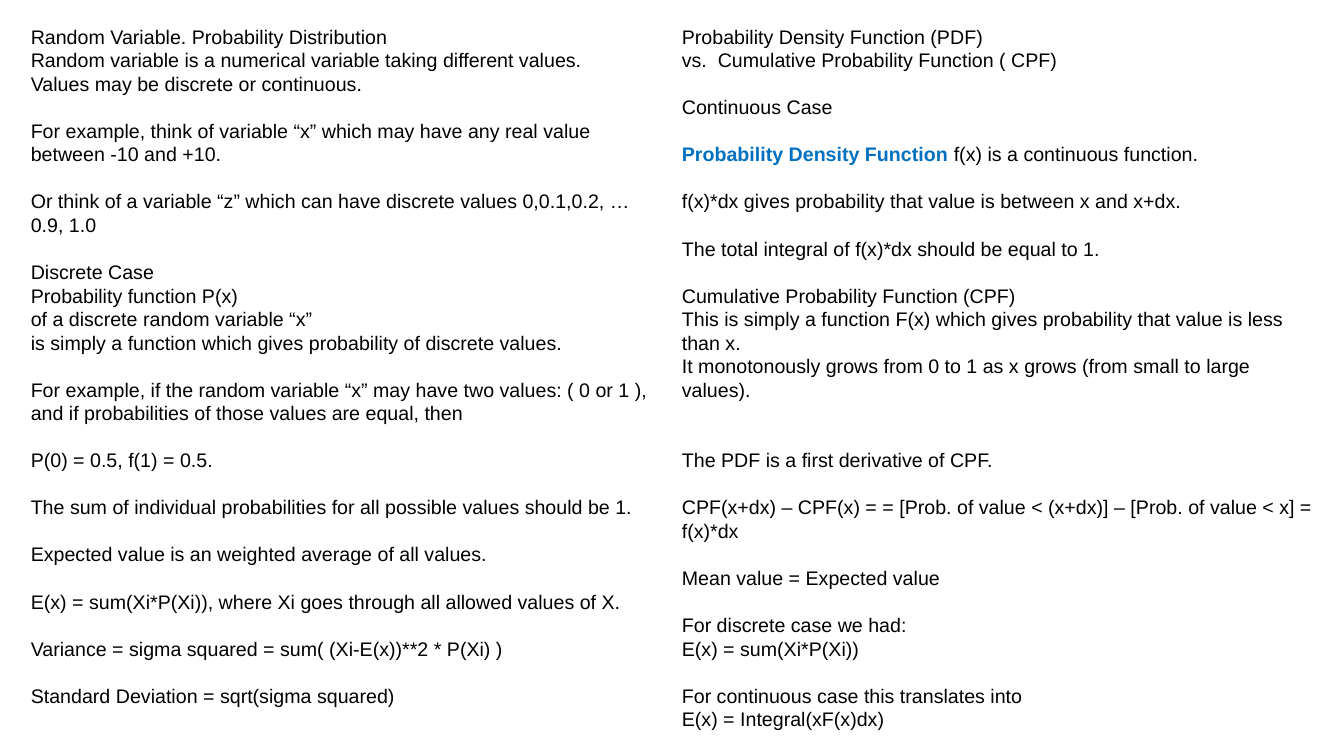
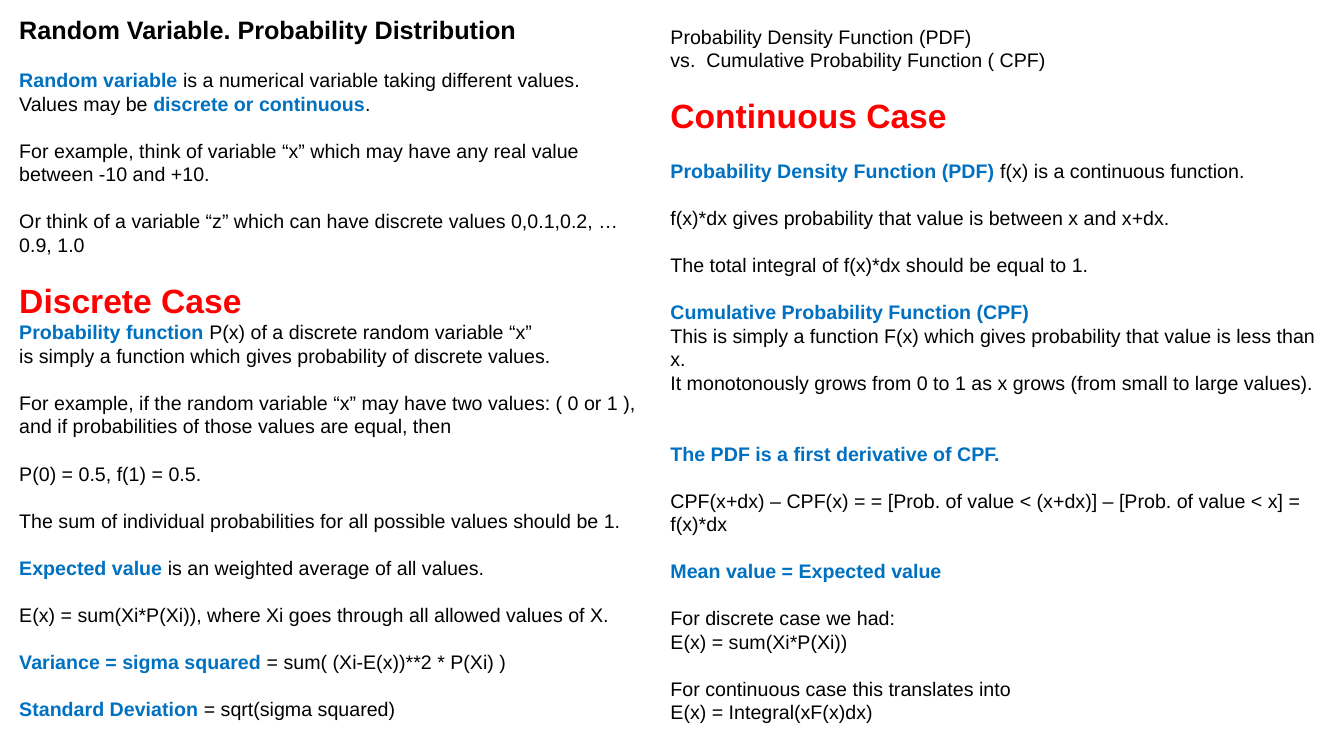
Before and after one commit to lselector/ml_ai_doc, a slide deck: slide 6 of statistics.pptx (slide 5 before the commit). Drawn at 1344x756 pixels with LibreOffice and Linux fonts; fonts in the diff are those of the drawing. Boxes give left, top, right and bottom in pixels: in the first picture for what was removed or moved away, otherwise in the second. Text is boxed around its words. In the diff, an @@ line names an element or a change of style, - is before the commit and + after.

```diff
--- a/statistics.pptx
+++ b/statistics.pptx
@@ text "Random Variable. Probability Distribution": place and size @@
-text "Random Variable. Probability Distribution" at [31, 29, 631, 707]
+text "Random Variable. Probability Distribution" at [19, 20, 620, 720]
@@ text at [19, 20, 580, 720]: size 14 to 18 pt in "Random Variable. Probability Distribution"; bold on in "Random Variable. Probability Distribution", "Random variable", "discrete or continuous.", "Discrete Case" and 3 more places; text colour #000000 to #0070C0 in "Random variable", "discrete or continuous.", "Expected value", "Variance = sigma squared" and 1 more places; size 14 to 24 pt, text colour #000000 to #FF0000 in "Discrete Case" @@
@@ text "Probability Density Function (PDF)": place and size @@
-text "Probability Density Function (PDF)" at [682, 29, 1294, 730]
+text "Probability Density Function (PDF)" at [670, 29, 1315, 723]
@@ text at [670, 103, 1029, 582]: size 14 to 24 pt, text colour #000000 to #FF0000 in "Continuous Case"; bold on in "Continuous Case", "Cumulative Probability Function (CPF)", "The PDF is a first derivative of ...", "Mean value = Expected value"; text colour #000000 to #0070C0 in "Cumulative Probability Function (CPF)", "The PDF is a first derivative of ...", "Mean value = Expected value" @@
@@ text at [670, 163, 1244, 182]: text changed @@
-Probability Density Function f(x) is a continuous function.
+Probability Density Function (PDF) f(x) is a continuous function.
@@ text at [19, 324, 532, 343]: text changed @@
-Probability function P(x)
-of a discrete random variable “x”
+Probability function P(x) of a discrete random variable “x”
```
Also in this commit, not shown: 10 other slides changed, 2 slides added, 1 slide removed, 1 other file.
